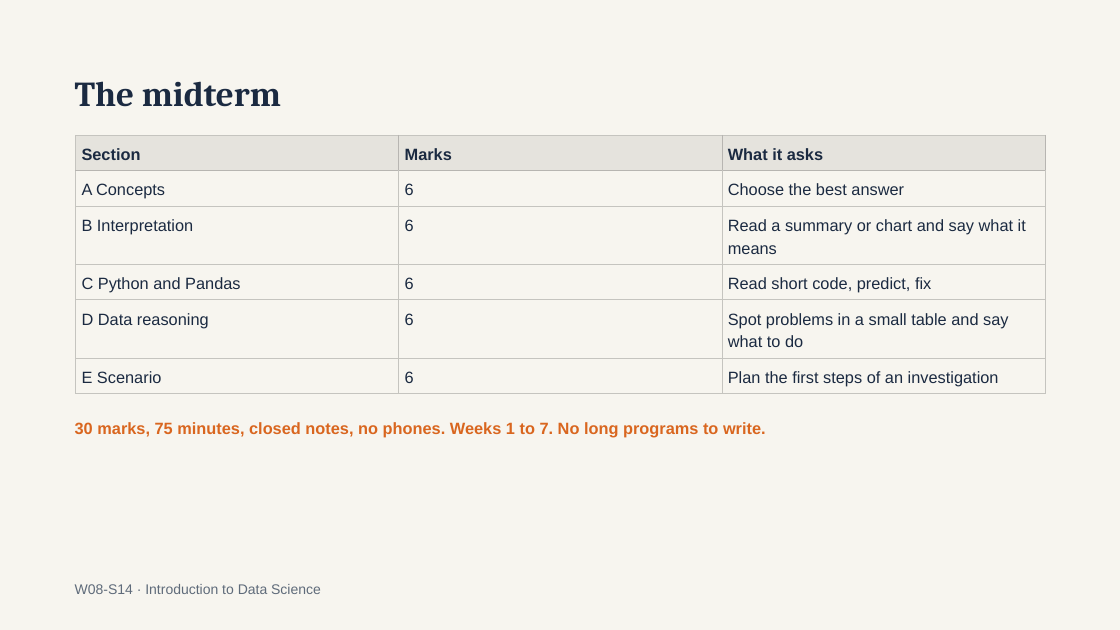
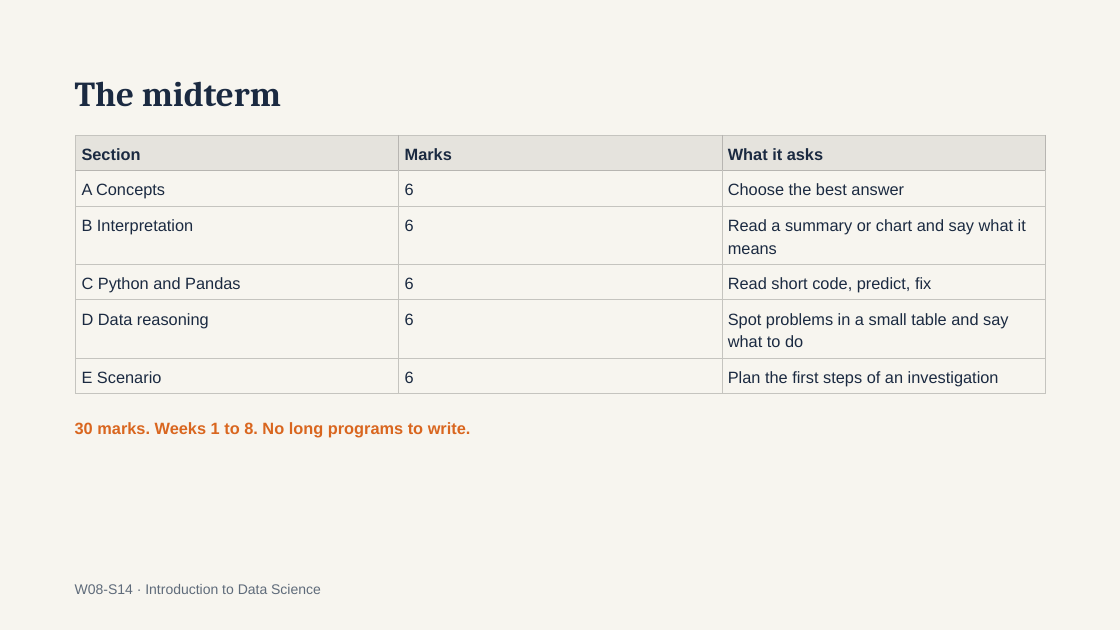
Before and after one commit to a6dulrauf/introduction-to-data-science-fall26, a slide deck: slide 14 of week 8/Intro to Data Science — Week 8 Data Storytelling and Midterm.pptx. Drawn at 1120x630 pixels with LibreOffice and Linux fonts; fonts in the diff are those of the drawing. Boxes give left, top, right and bottom in pixels: in the first picture for what was removed or moved away, otherwise in the second. Text is boxed around its words. In the diff, an @@ line names an element or a change of style, - is before the commit and + after.

Commit message:
updating slides

```diff
--- a/week 8/Intro to Data Science — Week 8 Data Storytelling and Midterm.pptx
+++ b/week 8/Intro to Data Science — Week 8 Data Storytelling and Midterm.pptx
@@ text at box(75, 422, 471, 438): text changed @@
-30 marks, 75 minutes, closed notes, no phones. Weeks 1 to 7. No long programs to write.
+30 marks. Weeks 1 to 8. No long programs to write.
```
Also in this commit, not shown: 4 other slides changed, 1 other file.
